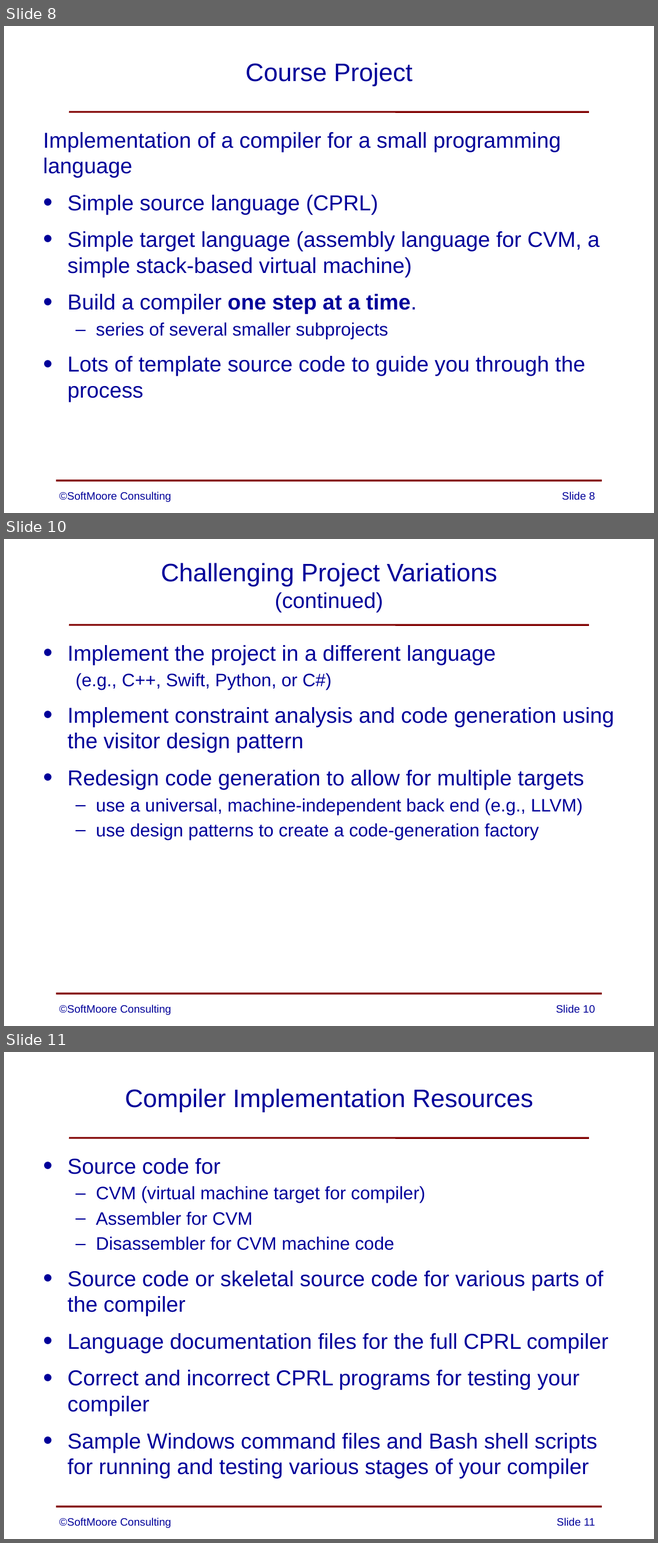
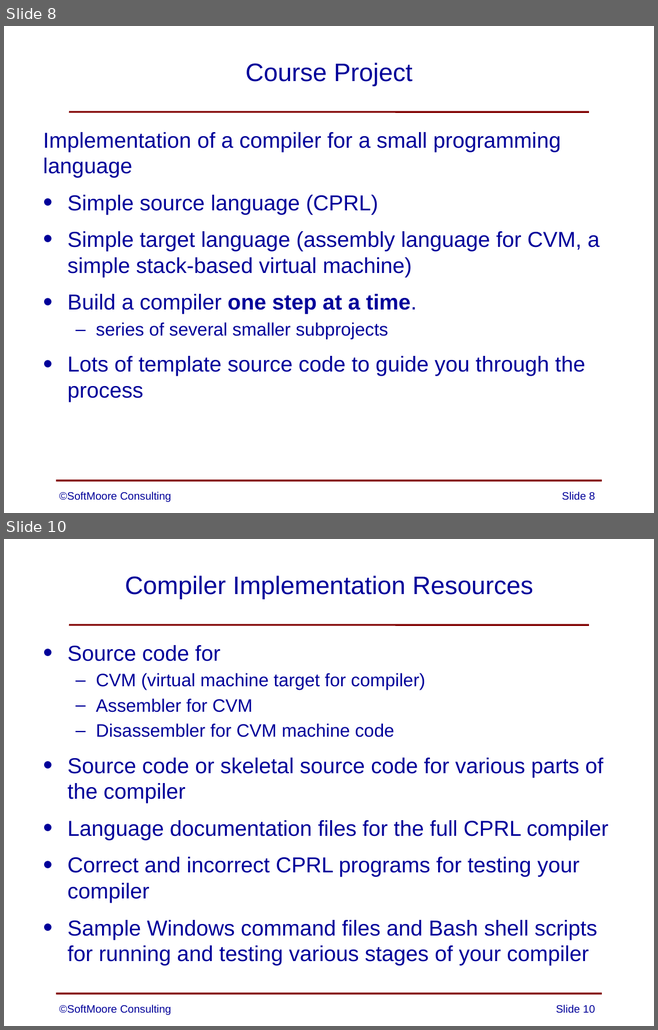
Before and after one commit to SoftMoore/CPRL-Kt-2nd, a slide deck: PowerPoints/00 - Teaching Compiler Design.pptx. Shown one above the other, each under a label of ours: slides 8, 10 and 11 before the commit, slides 8 and 10 after it; the slides between them are not shown. The pictures are 658x1543 and 658x1030 pixels, drawn with LibreOffice and Linux fonts; fonts in the diff are those of the drawing. Boxes give left, top, right and bottom in pixels: in the first picture for what was removed or moved away, otherwise in the second. Text is boxed around its words. In the diff, an @@ line names an element or a change of style, - is before the commit and + after.

```diff
--- a/PowerPoints/00 - Teaching Compiler Design.pptx
+++ b/PowerPoints/00 - Teaching Compiler Design.pptx
@@ slide 10 removed at [4,539,654,1026], background #FFFFFF; not listed: 2 template elements that a slide beside it also shows @@
@@ title removed at [161,563,497,613] @@
-Challenging Project Variations
-(continued)
@@ text removed at [67,645,614,840] @@
-• Implement the project in a different language
-  (e.g., C++, Swift, Python, or C#)
-• Implement constraint analysis and code generation using the visitor design pattern
-• Redesign code generation to allow for multiple targets
-  – use a universal, machine-independent back end (e.g., LLVM)
-  – use design patterns to create a code-generation factory
@@ text removed at [59,1005,171,1015] @@
-©SoftMoore Consulting
@@ page number removed at [556,1005,595,1013] @@
-Slide 10
@@ what was slide 11 is now slide 10 @@
@@ page number at [556,1005,595,1013]: text changed @@
-Slide 11
+Slide 10
```
Also in this commit, not shown: 1 slide changed, 1 other file.
